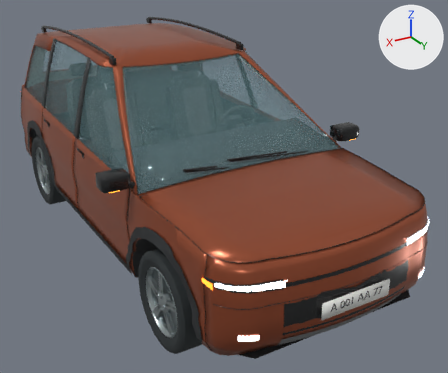
What one commit did to the Blender file ArtSource/Vehicles/DS_Crossover_A_Traffic.blend.
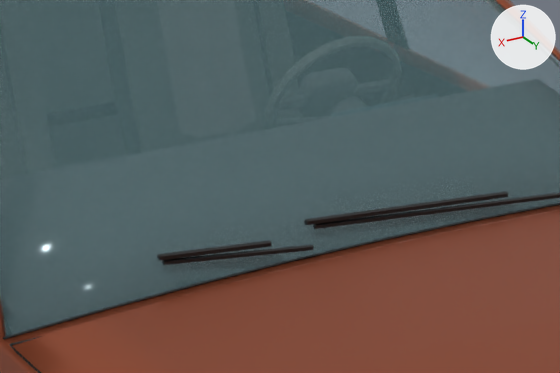
There are two pictures of each version: one whole from a 50 mm camera at (2.27, 4.46, 2.62) aimed at (-0.23, 0.3, 0.54), one close up on the part from 30% to 68% of the width and 25% to 55% of the height. Arrows for +X, +Y and +Z are at upper right; the lights stay in place. The last two pictures show the newer version.

Names of what the first close-up shows: 'Fender_Front_R', 'Glass_Windshield', 'Hood', 'PanelGaps', 'Roof', 'Wiper_Pivot_L_Mesh', 'Wiper_Pivot_R_Mesh'.
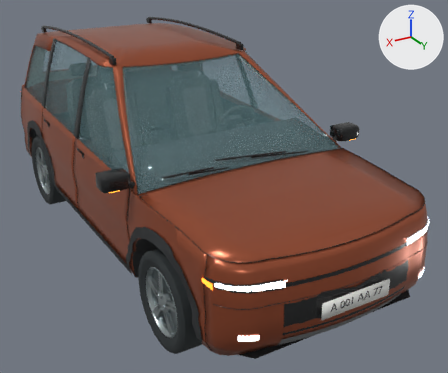
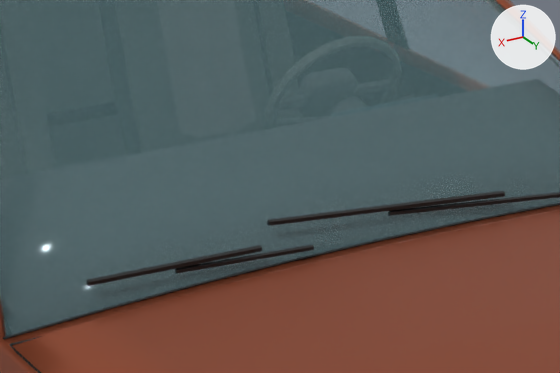
Location of each change, (x1, y1, x2, y2) in pixels of the close-ups (560 x 373 px; the box of a moved part takes in the faces that stretch with it):
'Wiper_Pivot_L_Mesh', reshaped: before (304, 191, 560, 229); after (267, 191, 560, 226)
'Wiper_Pivot_R_Mesh', reshaped (46% wider, 62% taller): before (157, 240, 313, 265); after (86, 245, 314, 286)
part 1 of me_wiper_pivot_l_mesh, moved or reshaped: before (304, 191, 508, 225); after (267, 191, 505, 226)
part 2 of me_wiper_pivot_l_mesh, moved or reshaped: before (313, 193, 560, 229); after (388, 192, 560, 216)

What changed in the scene script:
```text
Change me_wiper_pivot_l_mesh:
    used by ob_wiper_pivot_l_mesh; parent = ob_wiper_pivot_l; location = (0.0, 0.0, 0.0)
    before: 5 (0.648, -0.059, 0.031) at pixel (313, 225), 6 (0.649, -0.054, 0.025) at pixel (313, 228), 7 (0.649, -0.048, 0.027) at pixel (315, 228), 8 (0.649, -0.048, 0.034) at pixel (315, 225), 9 (0.648, -0.054, 0.037) at pixel (314, 223)
    before: 11 (0.649, -0.053, 0.031) at pixel (314, 226)
    remove me_wiper_pivot_l_mesh.from_pydata(...)  # 24 vertices, 30 faces; spans x 0.0..0.67, y -0.061..0.005, z -0.006..0.05
    add me_wiper_pivot_l_mesh.from_pydata(...)  # 24 vertices, 30 faces; spans x -0.001..0.752, y -0.074..0.005, z -0.006..0.061
    me_wiper_pivot_l_mesh part 1: the loose piece of 12 vertices spanning x 0.17..0.67, y -0.061..-0.023, z 0.013..0.05 is multiplied about its middle by the matrix ((1.15, 0.015, -0.01), (-0.015, 1.15, 0.001), (0.01, 0.0, 1.15)), then moved by (0.044, -0.008, 0.006)
    me_wiper_pivot_l_mesh part 2
    add for i in [*range(5, 10), 11]: me_wiper_pivot_l_mesh.vertices[i].co += Vector((-0.184, 0.003, -0.005))
Change me_wiper_pivot_r_mesh:
    used by ob_wiper_pivot_r_mesh; parent = ob_wiper_pivot_r; location = (0.0, 0.0, 0.0)
    before: 5 (0.317, -0.06, 0.013) at pixel (162, 261), 6 (0.318, -0.056, 0.008) at pixel (163, 264), 7 (0.319, -0.049, 0.01) at pixel (164, 265), 8 (0.318, -0.049, 0.017) at pixel (164, 261), 9 (0.317, -0.056, 0.019) at pixel (163, 259)
    before: 11 (0.318, -0.054, 0.013) at pixel (163, 262), 12 (0.083, -0.036, 0.016), 13 (0.084, -0.031, 0.009) at pixel (269, 246), 15 (0.084, -0.023, 0.02) at pixel (271, 242), 16 (0.083, -0.031, 0.022) at pixel (270, 240)
    before: 18 (0.328, -0.057, 0.019) at pixel (158, 260), 19 (0.329, -0.049, 0.022) at pixel (159, 260), 20 (0.328, -0.049, 0.03) at pixel (159, 256), 22 (0.084, -0.029, 0.016) at pixel (270, 243), 23 (0.328, -0.055, 0.026) at pixel (158, 257)
    remove me_wiper_pivot_r_mesh.from_pydata(...)  # 24 vertices, 30 faces; spans x -0.001..0.329, y -0.062..0.005, z -0.006..0.033
    add me_wiper_pivot_r_mesh.from_pydata(...)  # 24 vertices, 30 faces; spans x -0.001..0.493, y -0.047..0.005, z -0.006..0.018
    me_wiper_pivot_r_mesh part 3
    add for i in [12, 13, 15, 16, 22]: me_wiper_pivot_r_mesh.vertices[i].co += Vector((0.026, 0.005, -0.004))
    add for i in [18, 19, 20, 23]: me_wiper_pivot_r_mesh.vertices[i].co += Vector((0.165, 0.015, -0.015))
    add for i in [6, 7, 8]: me_wiper_pivot_r_mesh.vertices[i].co += Vector((-0.017, 0.022, -0.014))
    add for i in [5, 9, 11]: me_wiper_pivot_r_mesh.vertices[i].co += Vector((-0.016, 0.022, -0.014))
    me_wiper_pivot_r_mesh.vertices[14].co: (0.084, -0.023, 0.011) -> (0.11, -0.019, 0.008)  # pixel (271, 246) -> pixel (261, 251)
    me_wiper_pivot_r_mesh.vertices[17].co: (0.327, -0.062, 0.026) -> (0.493, -0.047, 0.011)  # pixel (157, 256) -> pixel (86, 281)
    me_wiper_pivot_r_mesh.vertices[21].co: (0.327, -0.057, 0.033) -> (0.493, -0.042, 0.018)  # pixel (158, 254) -> pixel (86, 279)
```
